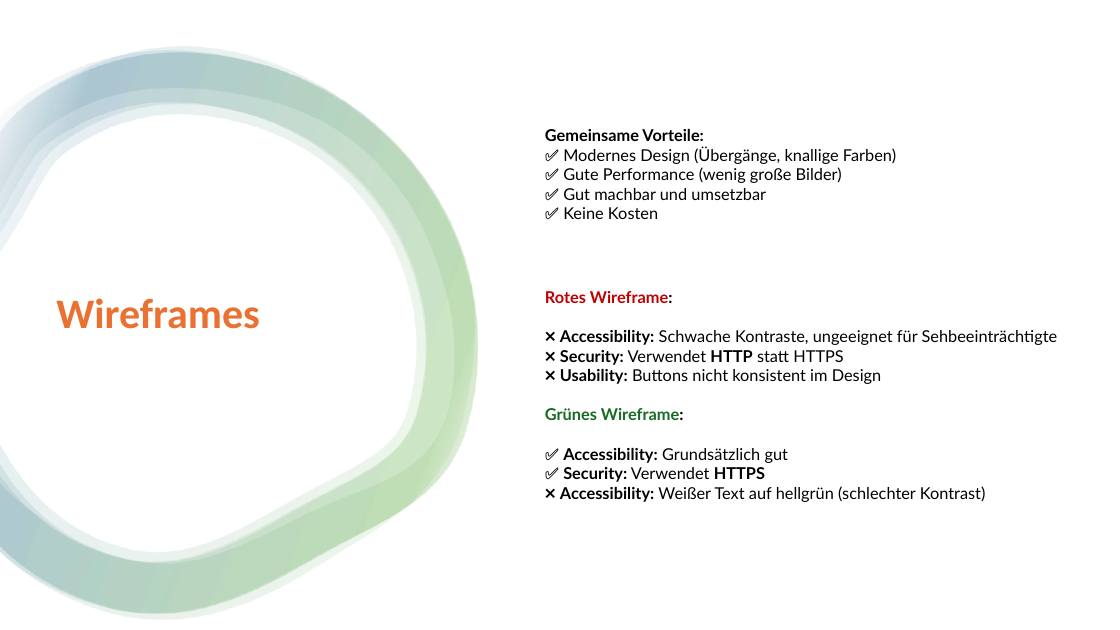
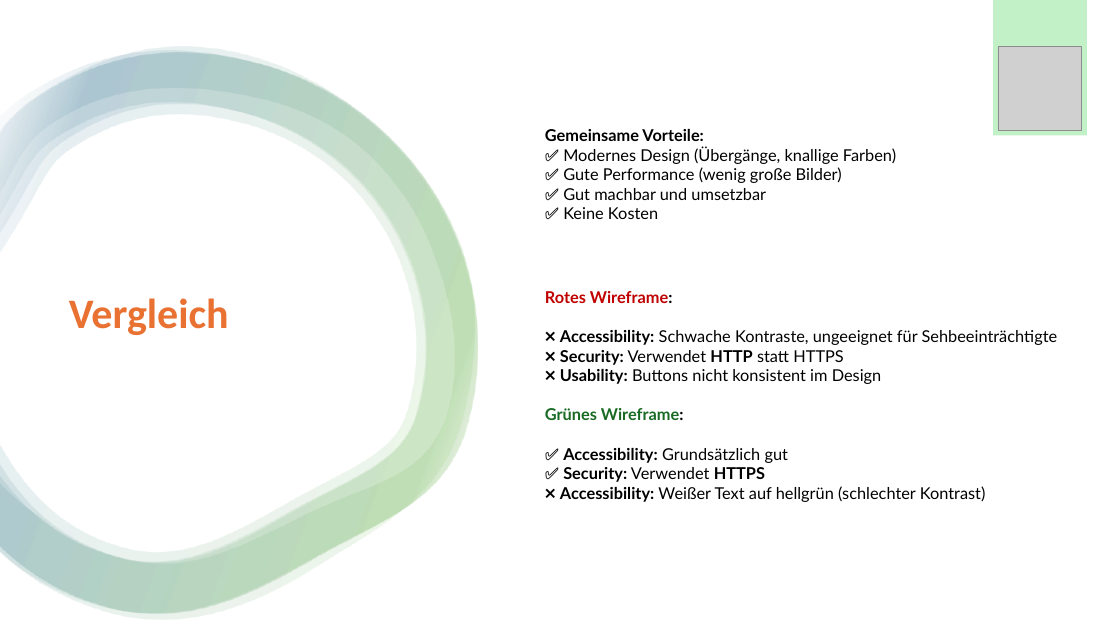
Before and after one commit to Emele-bzra/project-modul431, a slide deck: slide 12 of Material/präsentation_slarachare_games.pptx. Drawn at 1120x630 pixels with LibreOffice and Linux fonts; fonts in the diff are those of the drawing; grey boxes stand for pictures. Boxes give left, top, right and bottom in pixels: in the first picture for what was removed or moved away, otherwise in the second. Text is boxed around its words. In the diff, an @@ line names an element or a change of style, - is before the commit and + after.

```diff
--- a/Material/präsentation_slarachare_games.pptx
+++ b/Material/präsentation_slarachare_games.pptx
@@ rectangle added at <box>993,0,1087,135</box>, fill #C2F1C8 @@
@@ picture added at <box>998,47,1082,131</box> @@
@@ title at <box>69,298,229,335</box>: text changed @@
-Wireframes
+Vergleich
```
Also in this commit, not shown: 17 other slides changed, 2 slides added.
